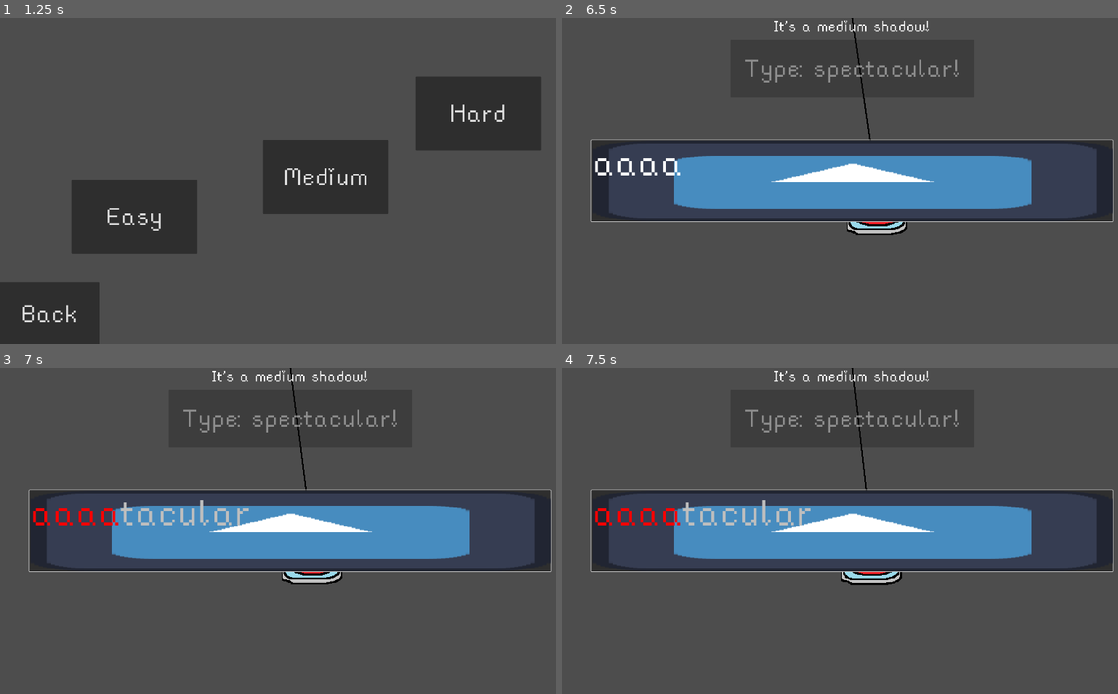
Above: before the commit, frames 1-4 (two rows, left to right).
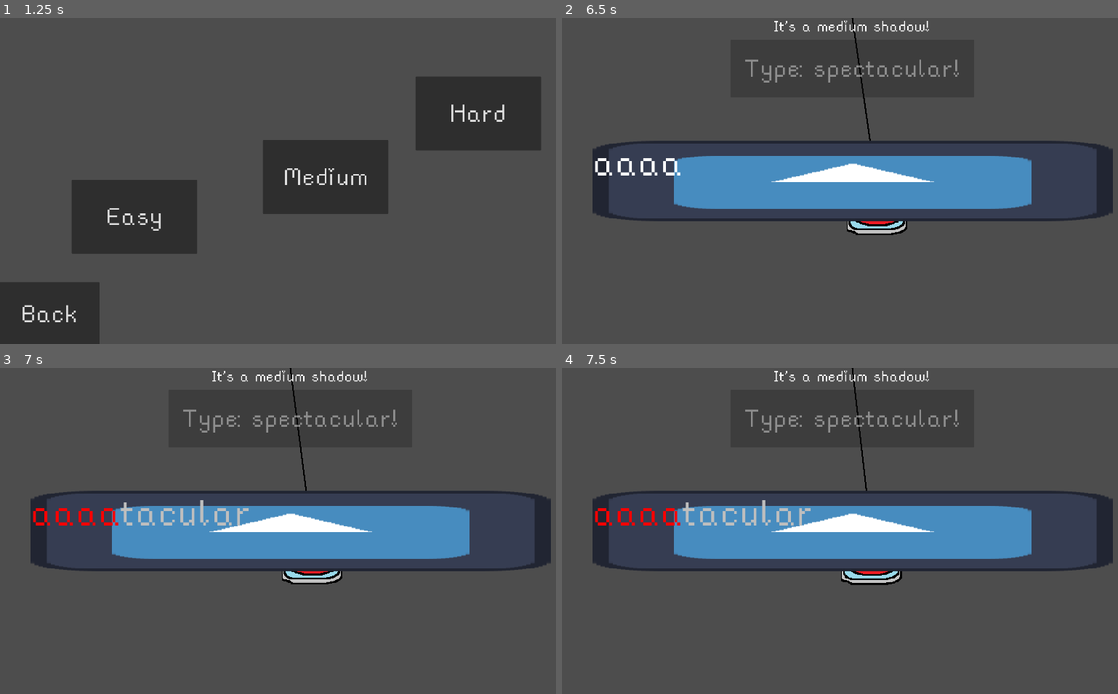
Above: after the commit, the same moments.

Repository: flowerFawn/the-key-to-fishing
Game: Godot game, scene res://scenes/main_menu.tscn
Same seed, same stepped clock (60 frames per second), same inputs: the game is played once before the commit and once after it. The engine's default icon, where the game draws it, is replaced by a stand-in: a white triangle on a blue panel in a dark square.
Inputs:
- Up to frame 1 (1.25 s): click "Go fishing!" at 0.5 s
- Up to frame 2 (6.5 s): click "Medium" at 1.25 s; click "Cast!" at 2 s; tap Enter at 3.5 s
- Up to frame 3 (7 s): type "aaaa" at 6.5 s
- Up to frame 4 (7.5 s): no input

Frame 1 is identical in both runs. In frame 2, 0.8% of the frame differs, in the area x 5-100%, y 37-63%; in frame 3, 0.8%; in frame 4, 0.8%.

Commit message:
hid inputbox to the side

Diff:
--- a/scenes/typing_scene.tscn
+++ b/scenes/typing_scene.tscn
@@ -30,9 +30,9 @@
 anchor_top = 0.5
 anchor_right = 0.5
 anchor_bottom = 0.5
-offset_left = -863.0
+offset_left = -2767.0
 offset_top = -135.0
-offset_right = 861.0
+offset_right = -1043.0
 offset_bottom = 134.0
 grow_horizontal = 2
 grow_vertical = 2
